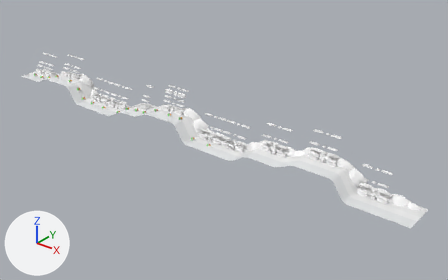
One commit to the Blender file dev/trunk/TechDemo/assets/Scenes/levels/level_01/level_01.blend: the scene before it, then after it.
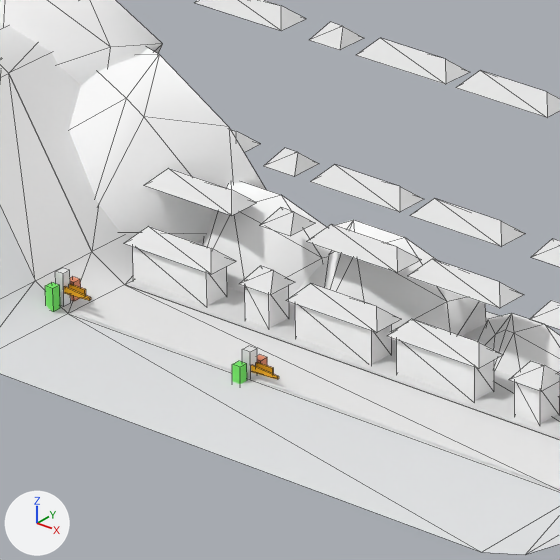
The first picture shows the older version from a 50 mm camera at (1425.0, -949.0, 598.0) aimed at (622.0, 56.0, -25.0). The close-ups show both versions on the part from 42% to 52% of the width and 41% to 58% of the height of that picture; other places that the commit changed are outside them. The lights are fixed; the arrows at lower left show +X, +Y and +Z. The close-ups show mesh edges as thin lines.

In view in the first close-up: 'Etest.016', 'Etest.017', 'base', 'base0', 'base2', 'base4', 'base5', 'base6', 'base6.001', 'base6.002', 'base6.003', 'base7'.
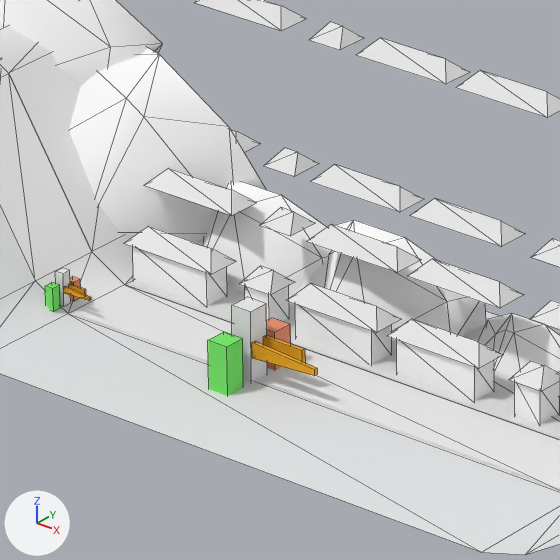
Changed parts and their boxes [x1, y1, x2, y2] in the close-ups (560 x 560 px):
'Etest.017', rescaled
    before: [232, 346, 279, 384]
    after: [208, 297, 317, 396]

The change in detail:
Object 'Etest.017' (ob_etest_017) is rescaled from (1.0, 1.0, 1.0) to (2.33, 2.33, 2.33).
